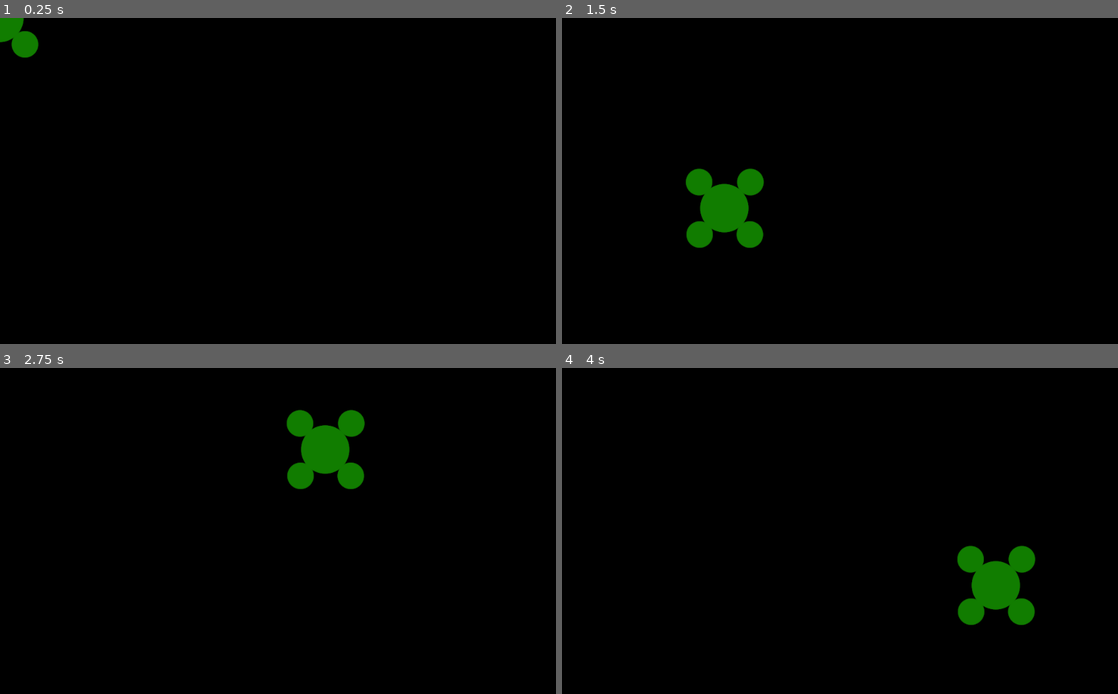
Above: before the commit, frames 1-4 (two rows, left to right).
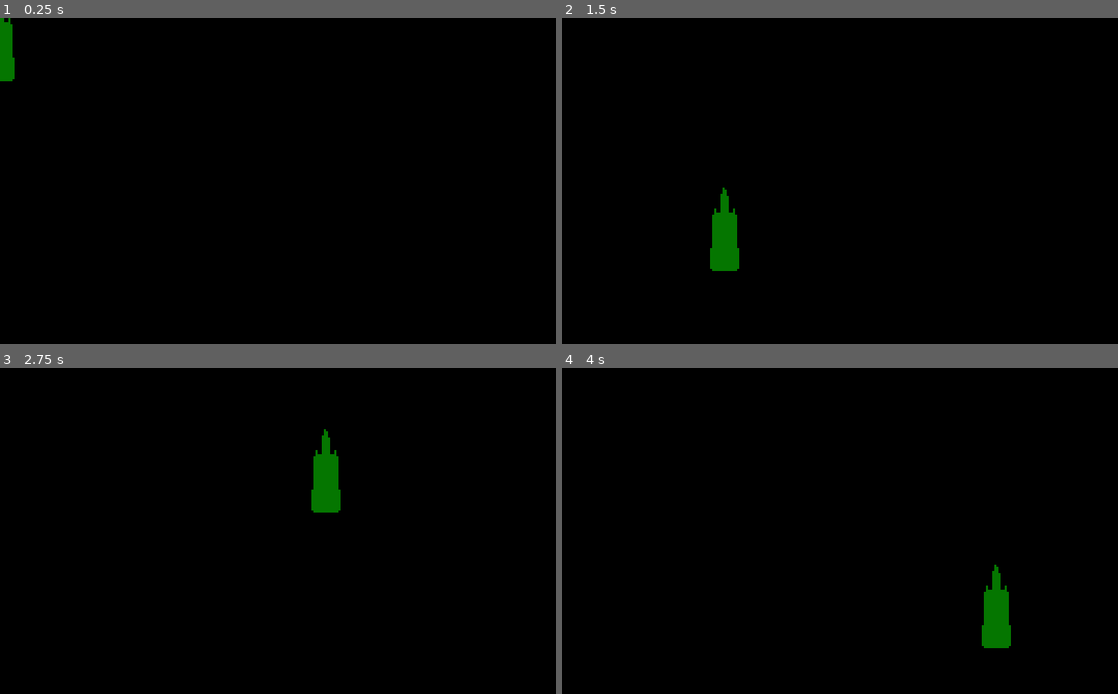
Above: after the commit, the same moments.

Repository: smclaughlan/GWJ52
Game: Godot game, scene res://Scenes/Objects/Towers/TowerBuildmode.tscn
Two runs of this game, one before a commit and one after it. Both use one fixed random seed, a clock stepped at 60 frames per second and the inputs below. This scene is started directly instead of the project's main scene.
Inputs (mouse positions are in pixels of both pictures, inside the frame that each line leads up to):
- Up to frame 1 (0.25 s): no input
- Up to frame 2 (1.5 s): tap Enter at 0.5 s; move the mouse to (962, 164) at 0.52 s; hold Space (right_hand) 0.53-1.28 s; tap G (build) at 0.6, 1.35 s; move the mouse to (728, 197) at 1.27 s; hold Down (ui_down) from 1.28 s (still down)
- Up to frame 3 (2.75 s): tap Enter at 2 s; move the mouse to (333, 459) at 2.02 s; release Down (ui_down) at 2.03 s; hold Space (right_hand) from 2.03 s (still down); hold Shift (dash) from 2.03 s (still down); tap G (build) at 2.3 s
- Up to frame 4 (4 s): move the mouse to (812, 596) at 2.77 s; release Space (right_hand) at 2.78 s; release Shift (dash) at 2.78 s; hold Up (ui_up) 2.78-3.53 s; tap F (interact) at 2.85 s; tap G (build) at 3.05, 3.6 s; tap Enter at 3.5 s; move the mouse to (1006, 579) at 3.52 s; hold R (left_hand) from 3.53 s (still down)

The runs differ from the first frame. In frame 1, 0.7% of the frame differs, in the area x 0-7%, y 0-20%; in frame 2, 2.5%; in frame 3, 2.5%, in the area x 51-66%, y 12-45%; in frame 4, 2.5%.
Error before the commit: Invalid get index 'global_position' (on base: 'Nil'). (res://Scenes/Objects/Towers/TowerBuildmode.gd:25)
Error after the commit: Invalid get index 'global_position' (on base: 'Nil'). (res://Scenes/Objects/Towers/TowerBuildmode.gd:26)

Commit message:
Use new graphics, adjust collisions

Diff:
--- a/GodotProject/Scenes/Objects/Towers/TowerBase.tscn
+++ b/GodotProject/Scenes/Objects/Towers/TowerBase.tscn
@@ -20,7 +20,7 @@
 [node name="CollisionPolygon2D" type="CollisionPolygon2D" parent="."]
 position = Vector2( -1, 38 )
 rotation = 1.57079
-polygon = PoolVector2Array( 17.0002, -34.9999, 57.0002, -37.9996, 55.9997, 43.0004, 19.9997, 42.0001 )
+polygon = PoolVector2Array( 26.0002, -32.9998, 58.0002, -32.9996, 57.9998, 31.0004, 25.9998, 31.0002 )
 
 [node name="RemoveMarkDeconTimer" type="Timer" parent="."]
 wait_time = 0.1
--- a/GodotProject/Scenes/Objects/Towers/TowerBuildmode.gd
+++ b/GodotProject/Scenes/Objects/Towers/TowerBuildmode.gd
@@ -4,7 +4,8 @@
 var player
 export var MAX_PLACEMENT_RANGE = 300.0
 onready var build_area = $Area2D
-onready var visual = $Sprite
+onready var green_sprite = $GreenSprite
+onready var red_sprite = $RedSprite
 
 # Called when the node enters the scene tree for the first time.
 func _ready():
@@ -30,10 +31,12 @@
 
 		if distance_to_player > MAX_PLACEMENT_RANGE or area_collisions.size() > 0 or body_collisions.size() > 0:
 			can_place = false
-			visual.self_modulate = Color(1, .1, .1, .5)
+			green_sprite.hide()
+			red_sprite.show()
 		else:
 			can_place = true
-			visual.self_modulate = Color(1, 1, 1, .5)
+			green_sprite.show()
+			red_sprite.hide()
 
 func store_player(_player):
 	player = _player
--- a/GodotProject/Scenes/Objects/Towers/TowerBuildmode.tscn
+++ b/GodotProject/Scenes/Objects/Towers/TowerBuildmode.tscn
@@ -1,9 +1,11 @@
-[gd_scene load_steps=4 format=2]
+[gd_scene load_steps=5 format=2]
 
-[ext_resource path="res://Scenes/Objects/Towers/PLACEHOLDER/turretbuildmodePLACEHOLDER.png" type="Texture" id=1]
+[ext_resource path="res://Scenes/Objects/Towers/tower_wip_green.png" type="Texture" id=1]
 [ext_resource path="res://Scenes/Objects/Towers/TowerBuildmode.gd" type="Script" id=2]
+[ext_resource path="res://Scenes/Objects/Towers/tower_wip_red.png" type="Texture" id=3]
 
 [sub_resource type="RectangleShape2D" id=1]
+extents = Vector2( 4.72116, 2.28571 )
 
 [node name="TowerBuildmode" type="Node2D"]
 script = ExtResource( 2 )
@@ -13,9 +15,19 @@
 collision_mask = 39
 
 [node name="CollisionShape2D" type="CollisionShape2D" parent="Area2D"]
-scale = Vector2( 7, 7 )
+position = Vector2( 0, 80 )
+scale = Vector2( 3.389, 7 )
 shape = SubResource( 1 )
 
-[node name="Sprite" type="Sprite" parent="."]
+[node name="GreenSprite" type="Sprite" parent="."]
 self_modulate = Color( 1, 1, 1, 0.498039 )
+position = Vector2( 0, 39 )
+scale = Vector2( 3.839, 3.839 )
 texture = ExtResource( 1 )
+
+[node name="RedSprite" type="Sprite" parent="."]
+visible = false
+self_modulate = Color( 1, 1, 1, 0.498039 )
+position = Vector2( 0, 39 )
+scale = Vector2( 3.839, 3.839 )
+texture = ExtResource( 3 )
